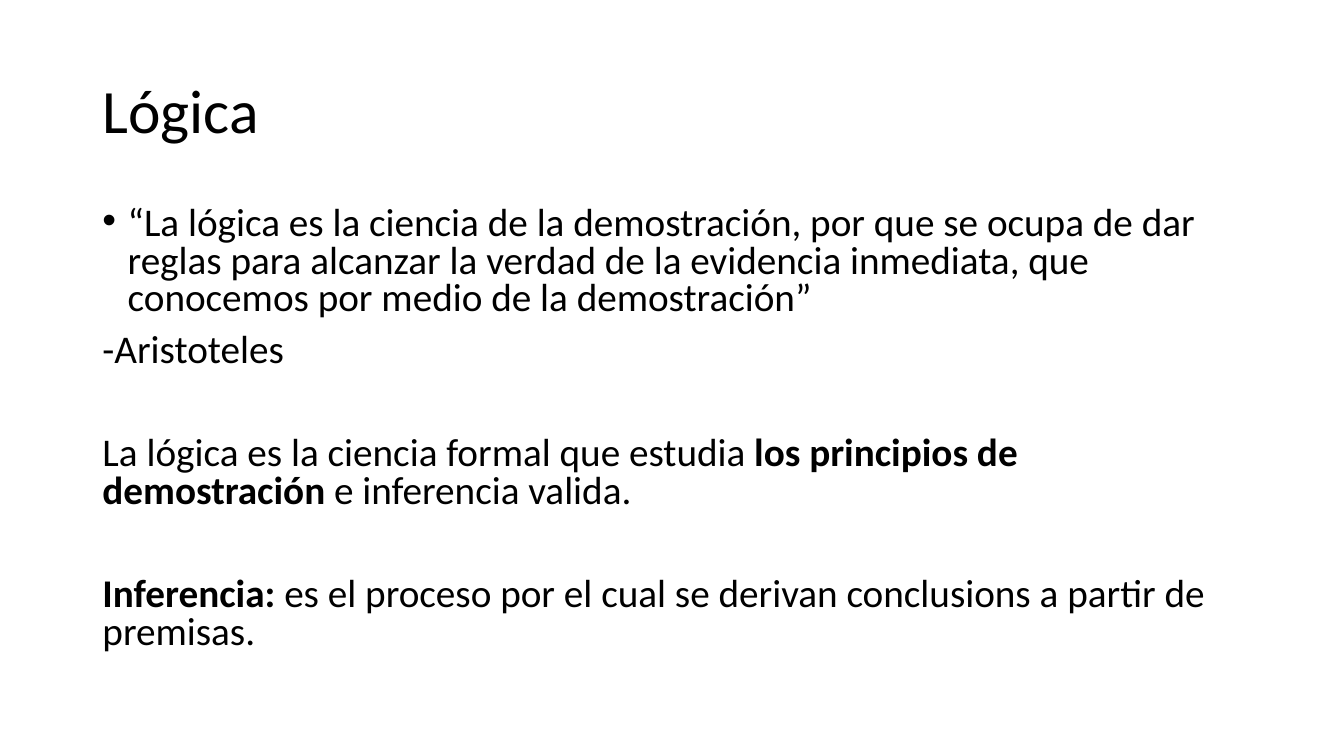
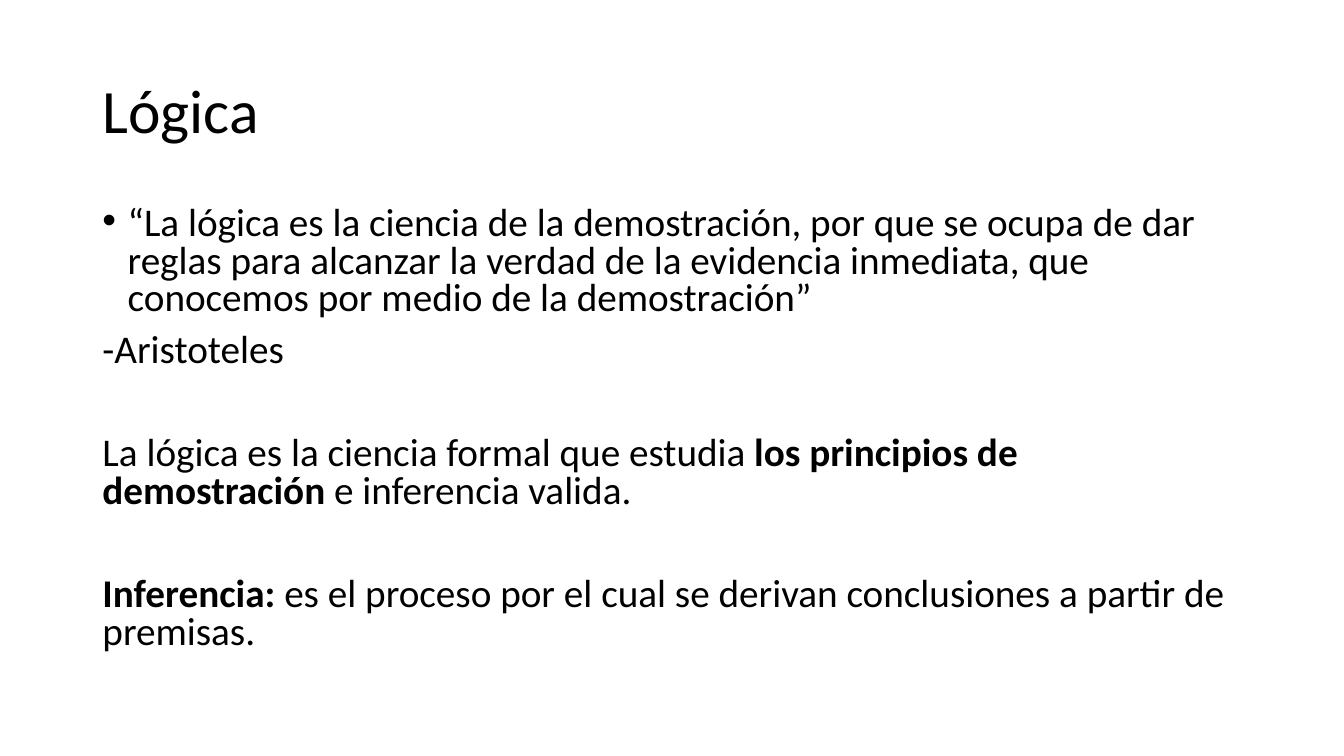
Before and after one commit to jcontrolresearch/StructuredProgramming, a slide deck: slide 3 of Slides/Chapter1-Overview/[1.1]Programming_Lenguages.pptx. Drawn at 1344x756 pixels with LibreOffice and Linux fonts; fonts in the diff are those of the drawing. Boxes give left, top, right and bottom in pixels: in the first picture for what was removed or moved away, otherwise in the second. Text is boxed around its words. In the diff, an @@ line names an element or a change of style, - is before the commit and + after.

```diff
--- a/Slides/Chapter1-Overview/[1.1]Programming_Lenguages.pptx
+++ b/Slides/Chapter1-Overview/[1.1]Programming_Lenguages.pptx
@@ text at (102,579,1224,652): text changed @@
-Inferencia: es el proceso por el cual se derivan conclusions a partir de premisas.
+Inferencia: es el proceso por el cual se derivan conclusiones a partir de premisas.
```
Also in this commit, not shown: 6 other slides changed, 2 other files.
